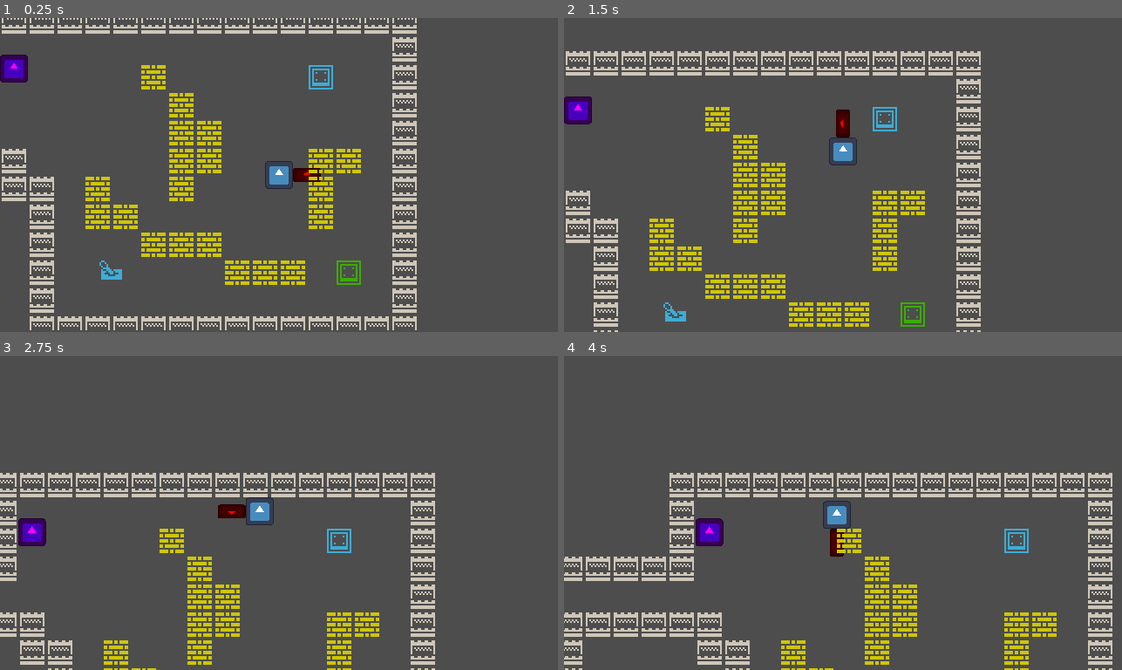
Above: before the commit, frames 1-4 (two rows, left to right).
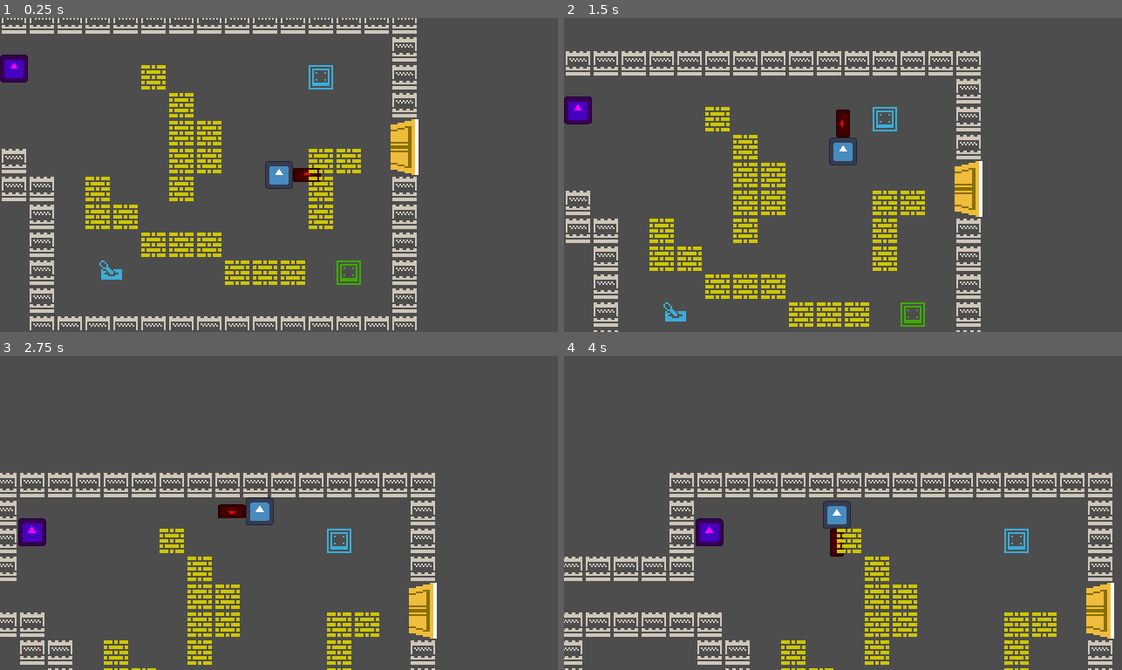
Above: after the commit, the same moments.

Repository: iliys/The-Offering-Godot-Wild-Jam-58-
Game: Godot game, scene res://map/map.tscn
Two runs of this game, one before a commit and one after it. Both use one fixed random seed, a clock stepped at 60 frames per second and the inputs below. The engine's default icon, where the game draws it, is replaced by a stand-in: a white triangle on a blue panel in a dark square.
Inputs:
- Up to frame 1 (0.25 s): no input
- Up to frame 2 (1.5 s): tap Enter at 0.5 s; hold X (attack) 0.53-1.28 s; hold Up (up) from 0.53 s (still down); tap Z (shove) at 1.35 s
- Up to frame 3 (2.75 s): release Up (up) at 2.03 s; hold Left (left) from 2.03 s (still down); hold X (attack) from 2.03 s (still down)
- Up to frame 4 (4 s): release X (attack) at 2.78 s; tap Z (shove) at 2.85 s; release Left (left) at 3.53 s; hold Down (down) from 3.53 s (still down); hold X (attack) from 3.53 s (still down)

The runs differ from the first frame. In frame 1, 0.8% of the frame differs, in the area x 70-75%, y 32-50%; in frame 2, 0.8%; in frame 3, 0.8%; in frame 4, 0.8%.

Commit message:
Created door

Diff:
--- a/actor/enemies/enemy.tscn
+++ b/actor/enemies/enemy.tscn
@@ -46,6 +46,7 @@
 avoidance_enabled = true
 radius = 6.0
 neighbor_distance = 128.0
+debug_enabled = true
 debug_path_custom_point_size = 2.0
 
 [node name="WanderTimer" type="Timer" parent="." index="5"]
@@ -57,6 +58,9 @@
 [node name="AnimationPlayer" type="AnimationPlayer" parent="." index="7"]
 editor_description = "Use AnimatedSprite2D or AnimationPlayer?"
 
+[node name="VisibleOnScreenEnabler2D" type="VisibleOnScreenEnabler2D" parent="." index="9"]
+rect = Rect2(-8, -8, 16, 16)
+
 [connection signal="velocity_computed" from="NavigationAgent" to="." method="_on_navigation_agent_velocity_computed"]
 [connection signal="timeout" from="WanderTimer" to="." method="_on_wander_timer_timeout"]
 
--- a/actor/player/player.gd
+++ b/actor/player/player.gd
@@ -9,7 +9,7 @@
 var attacking := false
 
 @onready var hand: Marker2D = $Hand
-@onready var weapon: HurtBox = %Weapon
+@onready var weapon: HurtBox = hand.get_node("Weapon")
 
 
 func _unhandled_input(event: InputEvent) -> void:
--- a/actor/player/player.tscn
+++ b/actor/player/player.tscn
@@ -43,7 +43,6 @@
 editor_description = "Rotate to change attack direction."
 
 [node name="Weapon" parent="Hand" index="0" instance=ExtResource("4_1jns1")]
-unique_name_in_owner = true
 position = Vector2(16, 0)
 
 [node name="CollisionShape" parent="Hand/Weapon" index="0"]
--- a/map/box/box.tscn
+++ b/map/box/box.tscn
@@ -18,6 +18,7 @@
 gravity_scale = 0.0
 lock_rotation = true
 freeze = true
+freeze_mode = 1
 linear_damp = 56.0
 script = ExtResource("1_joou0")
 
@@ -40,5 +41,8 @@
 [node name="CollisionShape2D" type="CollisionShape2D" parent="AntiFreezeZone"]
 shape = SubResource("RectangleShape2D_llcvt")
 
+[node name="VisibleOnScreenEnabler2D" type="VisibleOnScreenEnabler2D" parent="."]
+rect = Rect2(-8, -8, 16, 16)
+
 [connection signal="body_entered" from="AntiFreezeZone" to="." method="_on_anti_freeze_zone_body_entered"]
 [connection signal="body_exited" from="AntiFreezeZone" to="." method="_on_anti_freeze_zone_body_exited"]
--- /dev/null
+++ b/map/door/door.gd
@@ -0,0 +1,11 @@
+class_name Door
+extends StaticBody2D
+
+
+@onready var animated_sprite: AnimatedSprite2D = $AnimatedSprite
+@onready var collision_shape: CollisionShape2D = $CollisionShape
+
+
+func set_open(open := true) -> void:
+	animated_sprite.play("open" if open else "closed")
+	collision_shape.set_deferred("disabled", open)
--- /dev/null
+++ b/map/door/door.tscn
@@ -0,0 +1,39 @@
+[gd_scene load_steps=6 format=3 uid="uid://cdxjrox0dc1xj"]
+
+[ext_resource type="Script" path="res://map/door/door.gd" id="1_edemh"]
+[ext_resource type="Texture2D" uid="uid://3fvmoa71cnj1" path="res://map/door/DoorLocked.png" id="1_isb2p"]
+[ext_resource type="Texture2D" uid="uid://cgbf7c7mlbgma" path="res://map/door/Door.png" id="2_pj1xl"]
+
+[sub_resource type="SpriteFrames" id="SpriteFrames_i18cx"]
+animations = [{
+"frames": [{
+"duration": 1.0,
+"texture": ExtResource("1_isb2p")
+}],
+"loop": false,
+"name": &"closed",
+"speed": 5.0
+}, {
+"frames": [{
+"duration": 1.0,
+"texture": ExtResource("2_pj1xl")
+}],
+"loop": false,
+"name": &"open",
+"speed": 5.0
+}]
+
+[sub_resource type="RectangleShape2D" id="RectangleShape2D_de81f"]
+size = Vector2(16, 32)
+
+[node name="Door" type="StaticBody2D"]
+collision_mask = 11
+script = ExtResource("1_edemh")
+
+[node name="AnimatedSprite" type="AnimatedSprite2D" parent="."]
+sprite_frames = SubResource("SpriteFrames_i18cx")
+animation = &"closed"
+autoplay = "closed"
+
+[node name="CollisionShape" type="CollisionShape2D" parent="."]
+shape = SubResource("RectangleShape2D_de81f")
--- a/map/map.tscn
+++ b/map/map.tscn
@@ -8,6 +8,7 @@
 [ext_resource type="PackedScene" uid="uid://cxcnpeq02ux3c" path="res://triggers/hit_trigger/hit_trigger.tscn" id="6_s2kpy"]
 [ext_resource type="PackedScene" uid="uid://c51vg2l5hcg6j" path="res://triggers/step_trigger/step_trigger.tscn" id="7_lku5s"]
 [ext_resource type="PackedScene" uid="uid://chj3y6c861rw4" path="res://triggers/standing_trigger/standing_trigger.tscn" id="8_aefxk"]
+[ext_resource type="PackedScene" uid="uid://cdxjrox0dc1xj" path="res://map/door/door.tscn" id="9_g3rsh"]
 
 [sub_resource type="NavigationPolygon" id="NavigationPolygon_ajvmi"]
 vertices = PackedVector2Array(0, 0, 8, 0, 8, 8, 0, 8)
@@ -3910,7 +3911,7 @@
 [node name="TileMap" type="TileMap" parent="."]
 tile_set = SubResource("TileSet_niwgg")
 format = 2
-layer_0/tile_data = PackedInt32Array(327664, 1114115, 14, 39 …(801 unchanged characters)… 140, 1114115, 14, -196604, 1114115, 14, -131068, 1114115, 14, -65532, 1114115, 14, 4, 1114115, 14, 65540, 1114115, 14, 1310 …(688 unchanged characters)…
+layer_0/tile_data = PackedInt32Array(327664, 1114115, 14, 39 …(801 unchanged characters)… 140, 1114115, 14, -196604, 1114115, 14, 4, 1114115, 14, 65540, 1114115, 14, 1310 …(688 unchanged characters)…
 layer_1/name = "Navigation"
 layer_1/enabled = true
 layer_1/modulate = Color(1, 1, 1, 1)
@@ -3928,22 +3929,32 @@
 
 [node name="Player" parent="." instance=ExtResource("2_04bes")]
 
-[node name="Enemy" parent="." instance=ExtResource("4_xlb21")]
+[node name="Enemies" type="Node2D" parent="."]
+
+[node name="Enemy" parent="Enemies" instance=ExtResource("4_xlb21")]
 position = Vector2(-152, -61)
 
-[node name="Enemy2" parent="." instance=ExtResource("4_xlb21")]
+[node name="Enemy2" parent="Enemies" instance=ExtResource("4_xlb21")]
 position = Vector2(-248, -24)
 
+[node name="Triggers" type="Node2D" parent="."]
+
+[node name="HitTrigger" parent="Triggers" instance=ExtResource("6_s2kpy")]
+position = Vector2(-96, 54)
+
+[node name="StepTrigger" parent="Triggers" instance=ExtResource("7_lku5s")]
+position = Vector2(40, 56)
+
+[node name="StandingTrigger" parent="Triggers" instance=ExtResource("8_aefxk")]
+position = Vector2(24, -56)
+
 [node name="Boxes" type="Node2D" parent="."]
 
-[node name="HitTrigger" parent="." instance=ExtResource("6_s2kpy")]
-position = Vector2(-96, 54)
-
-[node name="StepTrigger" parent="." instance=ExtResource("7_lku5s")]
-position = Vector2(40, 56)
-
-[node name="StandingTrigger" parent="." instance=ExtResource("8_aefxk")]
-position = Vector2(24, -56)
+[node name="Doors" type="Node2D" parent="."]
+
+[node name="Door" parent="Doors" instance=ExtResource("9_g3rsh")]
+position = Vector2(72, -16)
+rotation = 3.14159
 
 [node name="NavigationNote" type="Label" parent="."]
 offset_left = -427.0
@@ -3964,3 +3975,5 @@
 Any tile drawn on layer 'Boxes' will be replaced by a box on startup.
 Enemies and triggers added without using TileMap.
 Enemies placed by TileMap? Triggers should probably remain manualy added because of signal connection."
+
+[connection signal="toggled" from="Triggers/StandingTrigger" to="Doors/Door" method="set_open"]
Binary file added: map/door/Door.png
Not shown, added: map/door/Door.png.import
Binary file added: map/door/DoorLocked.png
Not shown, added: map/door/DoorLocked.png.import
Not shown: 1 places in map/map.tscn that only renumber resources
